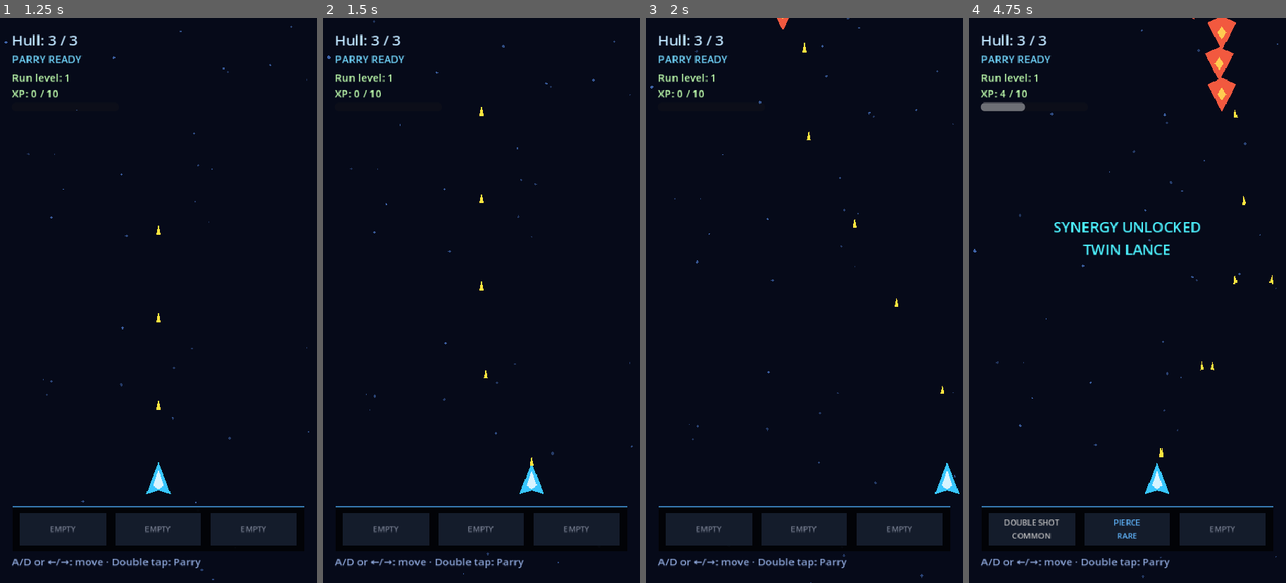
Above: before the commit, frames 1-4 (left to right).
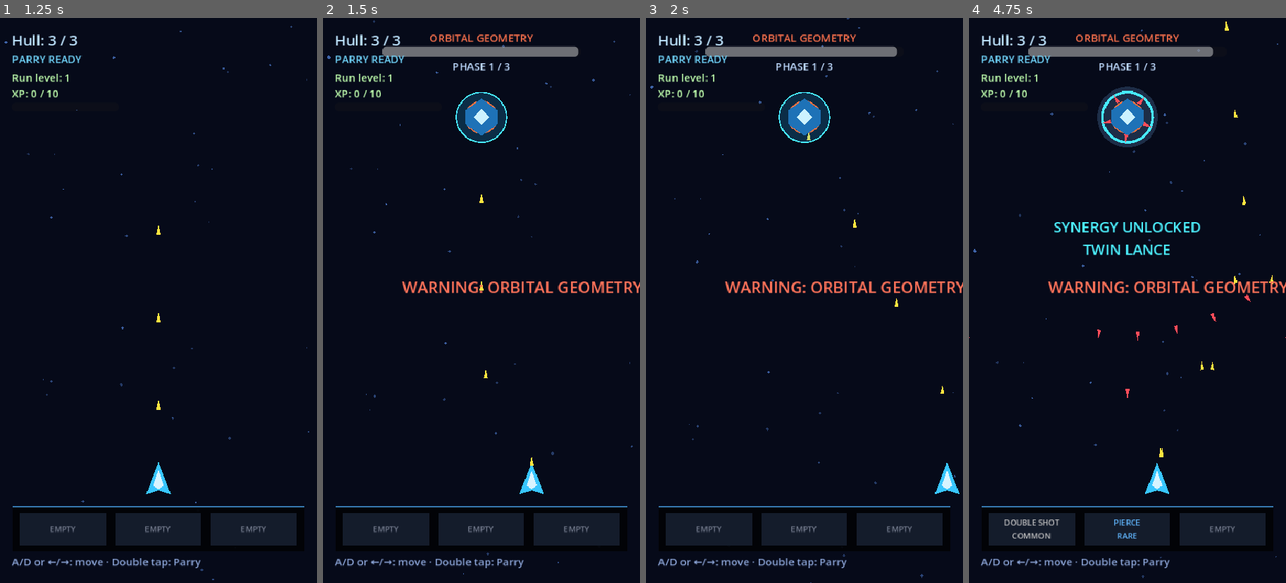
Above: after the commit, the same moments.

Repository: Gonz007/Bullet-Rogue
Game: Godot game, scene res://scenes/MainMenu.tscn
Two runs of this game, one before a commit and one after it. Both use one fixed random seed, a clock stepped at 60 frames per second and the inputs below.
Inputs:
- Up to frame 1 (1.25 s): click "PLAY" at 0.5 s
- Up to frame 2 (1.5 s): tap Enter (ui_accept) at 1.25 s; hold D (move_right) from 1.28 s (still down); tap B at 1.35 s
- Up to frame 3 (2 s): keep holding D (move_right); tap Enter (ui_accept) at 1.52 s
- Up to frame 4 (4.75 s): release D (move_right) at 2.03 s; hold A (move_left) 2.03-2.78 s; tap B at 2.1, 3.05, 3.8, 4.55 s; tap Enter (ui_accept) at 2.27, 3.77, 4.52 s; hold D (move_right) 2.78-4.28 s; tap R at 2.85 s; tap 1 at 3.6 s; hold A (move_left) from 4.28 s (still down); tap 2 at 4.35 s

Frame 1 is identical in both runs. In frame 2, 3.5% of the frame differs, in the area x 18-100%, y 2-49%; in frame 3, 3.5%; in frame 4, 5.0%, in the area x 0-100%, y 0-68%.

Commit message:
feat: add first geometry boss encounter

Diff:
--- /dev/null
+++ b/scenes/bosses/GeometryBoss.tscn
@@ -0,0 +1,28 @@
+[gd_scene load_steps=4 format=3]
+
+[ext_resource type="Script" path="res://scripts/bosses/geometry_boss.gd" id="1_boss"]
+[ext_resource type="PackedScene" path="res://scenes/Projectile.tscn" id="2_projectile"]
+
+[sub_resource type="CircleShape2D" id="1_shape"]
+radius = 40.0
+
+[node name="GeometryBoss" type="Area2D"]
+collision_layer = 4
+collision_mask = 2
+script = ExtResource("1_boss")
+max_health = 90
+experience_value = 25
+contact_damage = 1
+destroys_on_contact = false
+projectile_scene = ExtResource("2_projectile")
+
+[node name="Visual" type="Polygon2D" parent="."]
+polygon = PackedVector2Array(0, -28, 25, -10, 25, 10, 0, 28, -25, 10, -25, -10)
+color = Color(0.12, 0.45, 0.72, 1)
+
+[node name="Core" type="Polygon2D" parent="."]
+polygon = PackedVector2Array(0, -12, 12, 0, 0, 12, -12, 0)
+color = Color(0.8, 0.95, 1, 1)
+
+[node name="CollisionShape2D" type="CollisionShape2D" parent="."]
+shape = SubResource("1_shape")
--- /dev/null
+++ b/scripts/bosses/geometry_boss.gd
@@ -0,0 +1,55 @@
+class_name GeometryBoss
+extends Boss
+
+@export var projectile_scene: PackedScene
+@export var attack_interval := 1.25
+
+var _attack_elapsed := 0.7
+var _attack_index := 0
+var _telegraph := 0.0
+
+
+func _ready() -> void:
+	super()
+	boss_id = "boss_1"
+	boss_display_name = "ORBITAL GEOMETRY"
+	queue_redraw()
+
+
+func _process(delta: float) -> void:
+	_telegraph = maxf(0.0, _telegraph - delta)
+	_attack_elapsed -= delta
+	if _attack_elapsed <= 0.0:
+		_attack_elapsed = attack_interval
+		_attack()
+	queue_redraw()
+
+
+func _attack() -> void:
+	_telegraph = 0.22
+	var player := get_tree().get_first_node_in_group("player") as Player
+	var target_position := player.global_position if player != null else Vector2(240, 700)
+	match current_phase:
+		1:
+			if _attack_index % 3 == 0:
+				BulletPatterns.circle(self, projectile_scene, 10, 155.0, 1, _attack_index * 0.12)
+			elif _attack_index % 3 == 1:
+				BulletPatterns.fan(self, projectile_scene, 5, 0.72, target_position, 230.0)
+			else:
+				BulletPatterns.spiral(self, projectile_scene, 5, 175.0, _attack_index * 0.35)
+		2:
+			if _attack_index % 2 == 0:
+				BulletPatterns.double_spiral(self, projectile_scene, 5, 185.0, _attack_index * 0.28)
+			else:
+				BulletPatterns.fan(self, projectile_scene, 7, 1.05, target_position, 245.0)
+		3:
+			BulletPatterns.circle(self, projectile_scene, 12, 175.0, 1, _attack_index * 0.18)
+			BulletPatterns.fan(self, projectile_scene, 5, 0.8, target_position, 270.0)
+	_attack_index += 1
+
+
+func _draw() -> void:
+	var flash := 1.0 if _telegraph > 0.0 else 0.0
+	draw_circle(Vector2.ZERO, 38.0 + flash * 8.0, Color(0.12 + flash * 0.35, 0.72, 1.0, 0.2))
+	draw_arc(Vector2.ZERO, 38.0, 0.0, TAU, 32, Color(0.28, 0.92, 1.0), 2.0 + flash * 2.0)
+	draw_arc(Vector2.ZERO, 24.0, -_attack_index * 0.18, TAU - _attack_index * 0.18, 24, Color(1.0, 0.45, 0.25), 2.0)
--- a/scripts/main.gd
+++ b/scripts/main.gd
@@ -18,6 +18,8 @@
 @onready var boss_manager: BossManager = $BossManager
 
 var stars: Array[Polygon2D] = []
+var _stage_elapsed := 0.0
+var _stage: StageData
 
 
 func _ready() -> void:
@@ -48,12 +50,16 @@
 
 
 func _apply_selected_stage() -> void:
-	var stage := StageManager.get_stage()
-	$Background.color = stage.background_color
-	$EnemySpawner.waves = stage.waves
+	_stage = StageManager.get_stage()
+	$Background.color = _stage.background_color
+	$EnemySpawner.waves = _stage.waves
 
 
 func _process(delta: float) -> void:
+	if not player.is_dead and not boss_manager.is_boss_active:
+		_stage_elapsed += delta
+		if _stage != null and _stage_elapsed >= _stage.target_duration:
+			boss_manager.start_boss(_stage.boss_scene)
 	for star in stars:
 		star.position.y += scroll_speed * delta
 		if star.position.y > 880.0:
@@ -156,3 +162,5 @@
 			card_manager.add_test_card(test_key_to_index[event.keycode])
 		elif event.keycode == KEY_T and not shop_ui.visible:
 			shop_manager.request_shop(run_progress.level)
+		elif event.keycode == KEY_B and not shop_ui.visible:
+			boss_manager.start_boss(_stage.boss_scene if _stage != null else null)
--- a/stages/stage_1.tres
+++ b/stages/stage_1.tres
@@ -1,9 +1,10 @@
-[gd_resource type="Resource" script_class="StageData" load_steps=5 format=3]
+[gd_resource type="Resource" script_class="StageData" load_steps=6 format=3]
 
 [ext_resource type="Script" path="res://scripts/stage_data.gd" id="1_stage"]
 [ext_resource type="Resource" path="res://waves/stage1_pursuit.tres" id="2_pursuit"]
 [ext_resource type="Resource" path="res://waves/stage1_crossfire.tres" id="3_crossfire"]
 [ext_resource type="Resource" path="res://waves/stage1_pressure.tres" id="4_pressure"]
+[ext_resource type="PackedScene" path="res://scenes/bosses/GeometryBoss.tscn" id="5_boss"]
 
 [resource]
 script = ExtResource("1_stage")
@@ -14,3 +15,4 @@
 difficulty = 1
 waves = Array[Resource]([ExtResource("2_pursuit"), ExtResource("3_crossfire"), ExtResource("4_pressure")])
 background_color = Color(0.025, 0.04, 0.1, 1)
+boss_scene = ExtResource("5_boss")
Not shown, added: scripts/bosses/geometry_boss.gd.uid
